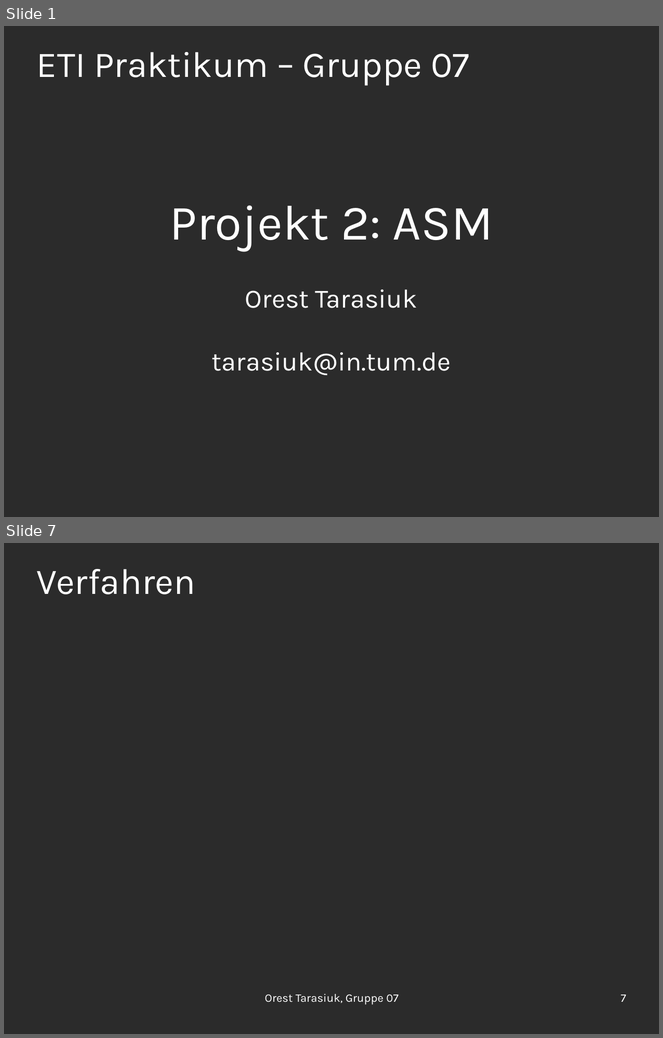
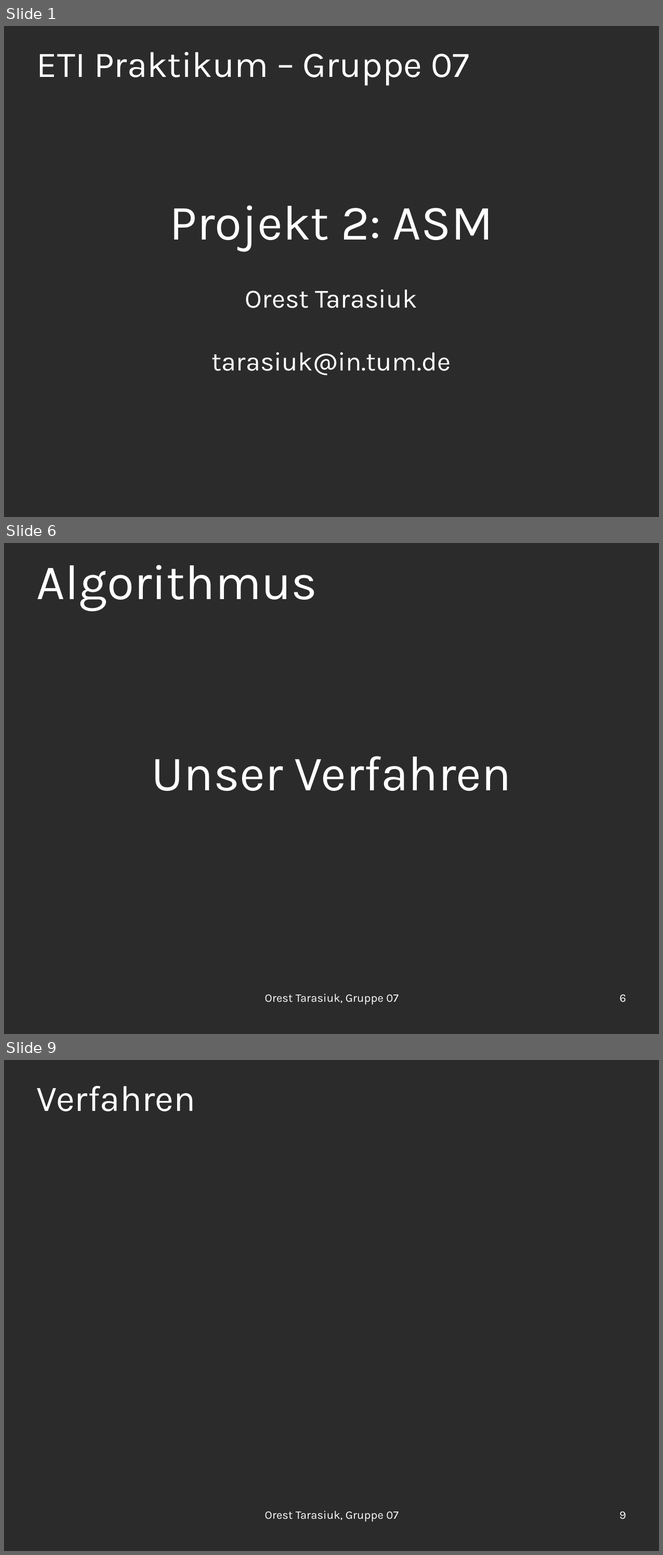
Before and after one commit to OrestTa/etip, a slide deck: Projekt2/Vortrag/vortrag2.odp. Shown one above the other, each under a label of ours: slides 1 and 7 before the commit, slides 1, 6 and 9 after it; the slides between them are not shown. The pictures are 663x1038 and 663x1555 pixels, drawn with LibreOffice and Linux fonts; fonts in the diff are those of the drawing; background and template pictures are left out; a plain dark background stands for a picture behind light text. Boxes give left, top, right and bottom in pixels: in the first picture for what was removed or moved away, otherwise in the second. Text is boxed around its words. In the diff, an @@ line names an element or a change of style, - is before the commit and + after.

```diff
--- a/Projekt2/Vortrag/vortrag2.odp
+++ b/Projekt2/Vortrag/vortrag2.odp
@@ slide 6 added at (4, 543, 659, 1034), background picture (left out) @@
@@ title added at (37, 565, 318, 611), 60 pt, text #FFFFFF @@
+Algorithmus
@@ subtitle added at (151, 756, 512, 791), 60 pt, text #FFFFFF @@
+Unser Verfahren
@@ text added at (265, 994, 399, 1005), 14 pt, text #FFFFFF @@
+Orest Tarasiuk, Gruppe 07
@@ page number added at (620, 995, 626, 1003), 14 pt, text #FFFFFF @@
+6
@@ what was slide 7 is now slide 9 @@
@@ page number at (620, 1512, 626, 1520): text changed @@
-7
+9
```
Also in this commit, not shown: 8 slides changed, 2 other slides added.
